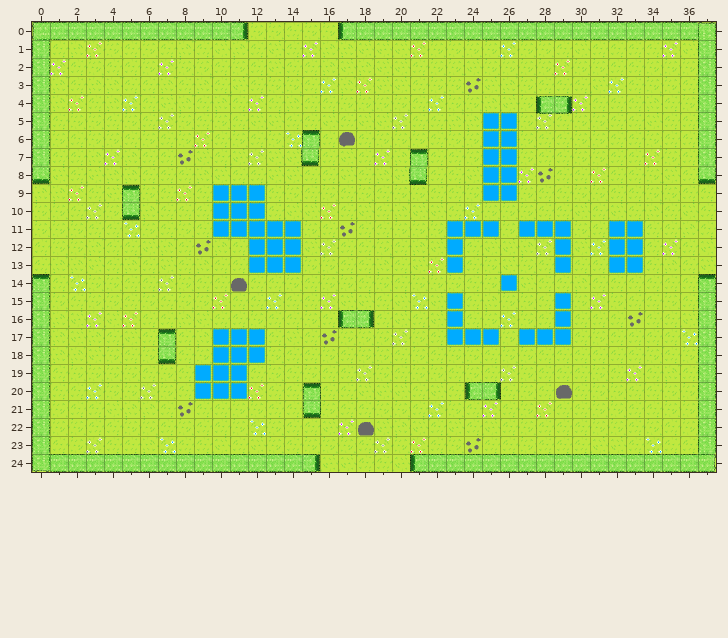
Level history. Tiled map: Assets/Sprites/Levels/level_01.tmx. The picture above is the old version.
Cells are 32x32 px. Shown: x 0..37, y 0..24.
Now the later version:
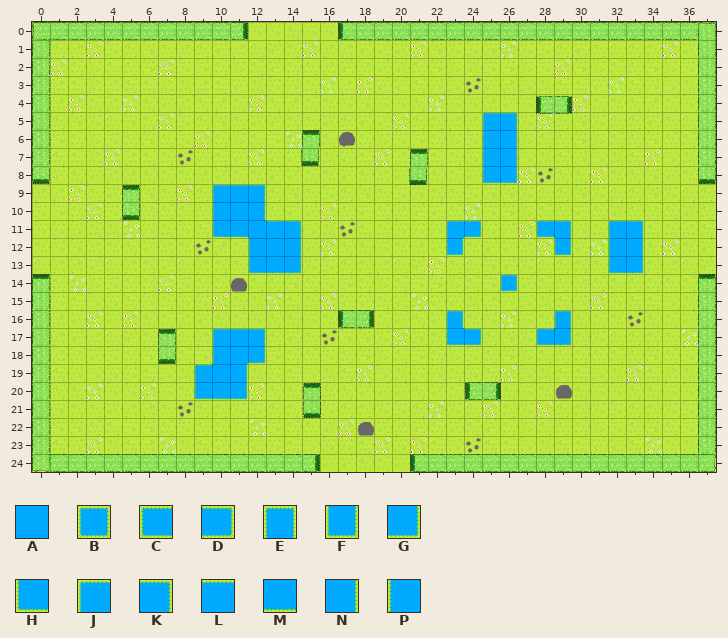
Key: from "tiles": A 51, B 52, C 53, D 54, E 55, F 56, G 57, H 58, J 59, K 60, L 63, M 64, N 65, P 66.
_ is an empty cell.
Diff:
Layer "water":
The edit turns tile B into tile A in row 10 at x 11; in row 11 at x 12; in row 12 at x 13; in row 18 at x 11; in row 19 at x 10.
The edit turns tile B into tile C in row 11 at x 28; in row 17 at x 28.
The edit turns tile B into tile D in row 11 at x 24; in row 17 at x 24.
The edit turns tile B into tile E in row 16 at x 23 and 29.
The edit turns tile B into tile F in row 12 at x 23 and 29.
The edit turns tile B into tile G in row 8 at x 26; in row 13 at x 14 and 33; in row 17 at x 29; in row 18 at x 12; in row 20 at x 11.
The edit turns tile B into tile H in row 8 at x 25; in row 11 at x 10; in row 13 at x 12 and 32; in row 17 at x 23; in row 20 at x 9.
The edit turns tile B into tile J in row 5 at x 25; in row 9 at x 10; in row 11 at x 23 and 32; in row 17 at x 10; in row 19 at x 9.
The edit turns tile B into tile K in row 5 at x 26; in row 9 at x 12; in row 11 at x 14, 29 and 33; in row 17 at x 12.
The edit turns tile B into tile L in row 9 at x 11; in row 11 at x 13; in row 17 at x 11.
The edit turns tile B into tile M in row 11 at x 11; in row 13 at x 13; in row 20 at x 10.
The edit turns tile B into tile N in rows 6 to 7 at x 26; in row 10 at x 12; in row 12 at x 14 and 33; in row 19 at x 11.
The edit turns tile B into tile P in rows 6 to 7 at x 25; in row 10 at x 10; in row 12 at x 12 and 32; in row 18 at x 10.
The author cleared tile B in row 9 at x 25 to 26; in row 11 at x 25 and 27; in row 13 at x 23 and 29; in row 15 at x 23 and 29; in row 17 at x 25 and 27.
